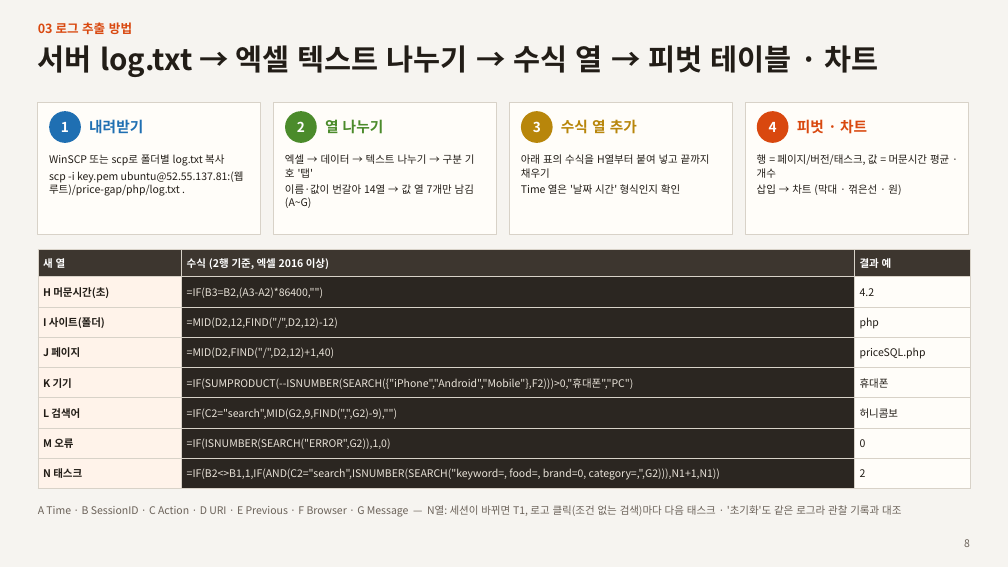
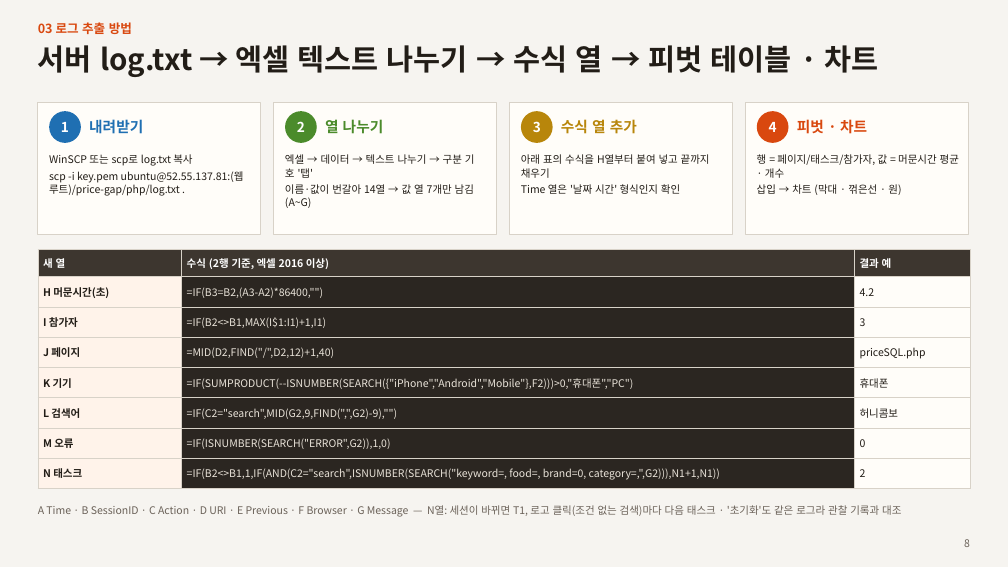
Before and after one commit to rhsiddlrnl/price-gap, a slide deck: slide 8 of 테스트계획_발표자료.pptx. Drawn at 1008x567 pixels with LibreOffice and Linux fonts; fonts in the diff are those of the drawing. Boxes give left, top, right and bottom in pixels: in the first picture for what was removed or moved away, otherwise in the second. Text is boxed around its words. In the diff, an @@ line names an element or a change of style, - is before the commit and + after.

Commit message:
테스트계획 발표자료: 기본/개선 비교 대신 최신 사이트 하나로 테스트
- 3쪽 : '기본 vs 개선' 표 → 테스트 대상 화면 3개(가격 비교 · 차액 랭킹 · 배달가 입력) + 확인할 것 + 태스크·요구
- 2·4·5쪽 : 순서 효과 상쇄 · 사이트별 진행 삭제, 참가자마다 DB 초기화 · 새 시크릿 창
- 6~8쪽 : 로그 지표를 사이트 비교 대신 태스크별 결과 · 목표 시간 기준으로, I열 = 참가자 번호
- 10~13쪽 : 설문지 구성을 사이트 1개 기준으로, 진행 순서 1인 약 15분
- 발표자 노트도 같은 내용으로 수정

```diff
--- a/테스트계획_발표자료.pptx
+++ b/테스트계획_발표자료.pptx
@@ text at (49, 154, 192, 166): text changed @@
-WinSCP 또는 scp로 폴더별 log.txt 복사
+WinSCP 또는 scp로 log.txt 복사
@@ text at (757, 154, 959, 178): text changed @@
-행 = 페이지/버전/태스크, 값 = 머문시간 평균 · 개수
+행 = 페이지/태스크/참가자, 값 = 머문시간 평균 · 개수
@@ table at (38, 250, 970, 488) @@
-row 3: I 사이트(폴더) | =MID(D2,12,FIND("/",D2,12)-12) | php
+row 3: I 참가자 | =IF(B2<>B1,MAX(I$1:I1)+1,I1) | 3
```
Also in this commit, not shown: 10 other slides changed, 1 other file.
